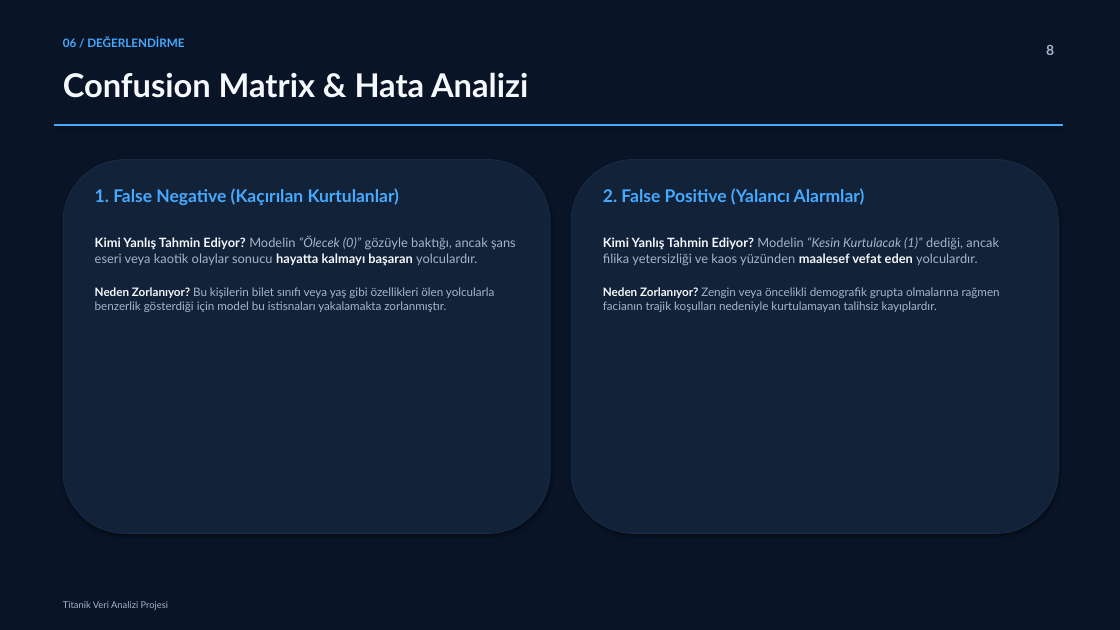
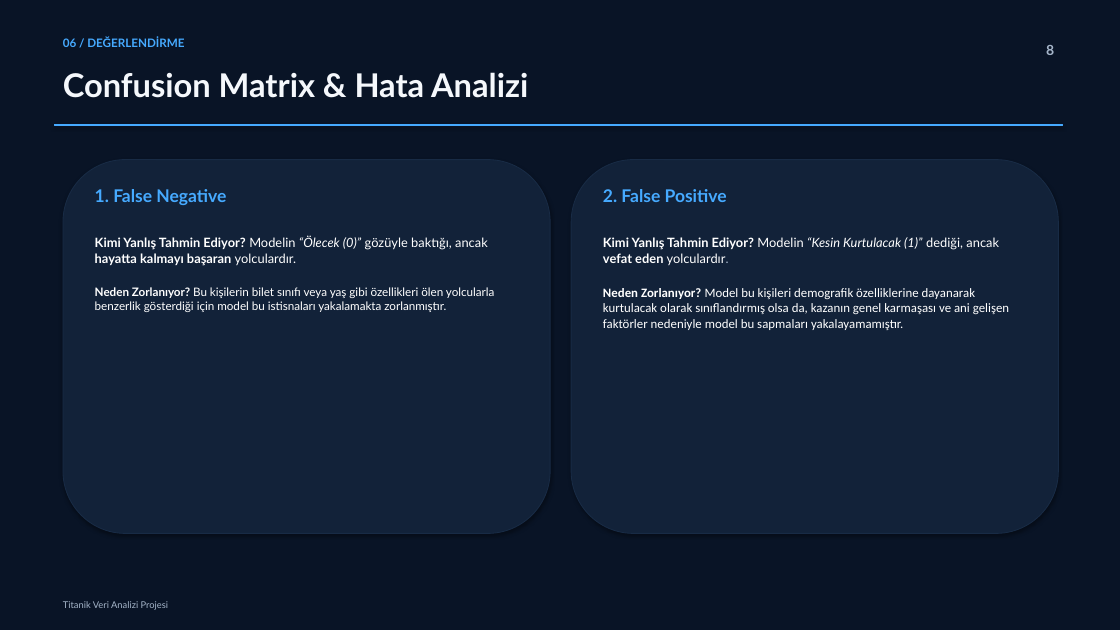
Before and after one commit to beyzacolaklar/titanic-survival-prediction, a slide deck: slide 8 of Titanik_Veri_Analizi_Modern_Sunum kapanış sunumu.pptx. Drawn at 1120x630 pixels with LibreOffice and Linux fonts; fonts in the diff are those of the drawing. Boxes give left, top, right and bottom in pixels: in the first picture for what was removed or moved away, otherwise in the second. Text is boxed around its words. In the diff, an @@ line names an element or a change of style, - is before the commit and + after.

```diff
--- a/Titanik_Veri_Analizi_Modern_Sunum kapanış sunumu.pptx
+++ b/Titanik_Veri_Analizi_Modern_Sunum kapanış sunumu.pptx
@@ text at (95, 189, 226, 205): text changed @@
-1. False Negative (Kaçırılan Kurtulanlar)
+1. False Negative
@@ text at (603, 189, 727, 202): text changed @@
-2. False Positive (Yalancı Alarmlar)
+2. False Positive
@@ text at (95, 236, 488, 266): text changed; text colour #A5B5C9 to #FFFFFF @@
-Kimi Yanlış Tahmin Ediyor? Modelin “Ölecek (0)” gözüyle baktığı, ancak şans eseri veya kaotik olaylar sonucu hayatta kalmayı başaran yolculardır.
+Kimi Yanlış Tahmin Ediyor? Modelin “Ölecek (0)” gözüyle baktığı, ancak hayatta kalmayı başaran yolculardır.
@@ text at (603, 237, 1009, 330): text changed; size 10 to 11 pt; font Lato to Calibri; text colour #A5B5C9 to #FFFFFF @@
-Kimi Yanlış Tahmin Ediyor? Modelin “Kesin Kurtulacak (1)” dediği, ancak filika yetersizliği ve kaos yüzünden maalesef vefat eden yolculardır.
-Neden Zorlanıyor? Zengin veya öncelikli demografik grupta olmalarına rağmen facianın trajik koşulları nedeniyle kurtulamayan talihsiz kayıplardır.
+Kimi Yanlış Tahmin Ediyor? Modelin “Kesin Kurtulacak (1)” dediği, ancak vefat eden yolculardır.
+Neden Zorlanıyor? Model bu kişileri demografik özelliklerine dayanarak kurtulacak olarak sınıflandırmış olsa da, kazanın genel karmaşası ve ani gelişen faktörler nedeniyle model bu sapmaları yakalayamamıştır.
@@ text at (95, 287, 494, 312): text colour #F5F8FC to #FFFFFF in "Neden Zorlanıyor?"; text colour #A5B5C9 to #FFFFFF in "Bu kişilerin bilet sınıfı veya yaş gibi ..." @@
```
Also in this commit, not shown: 3 other slides changed.
